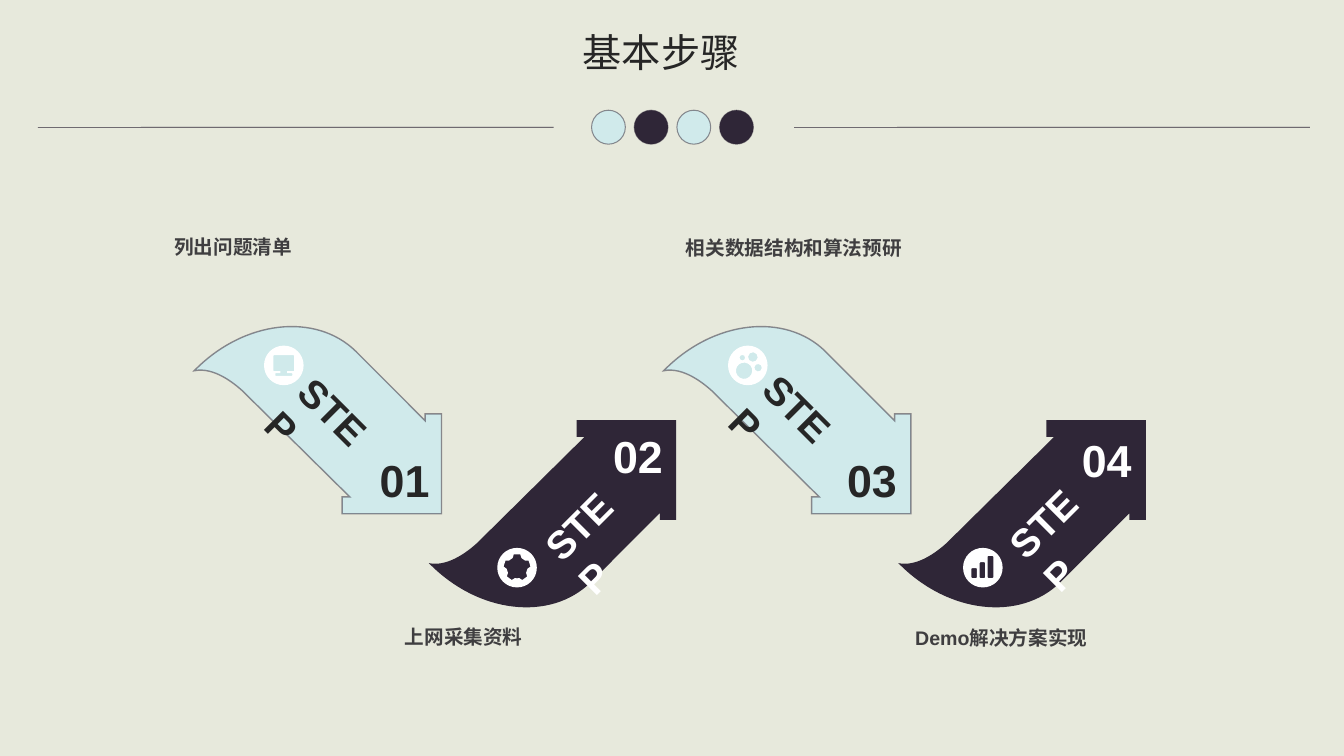
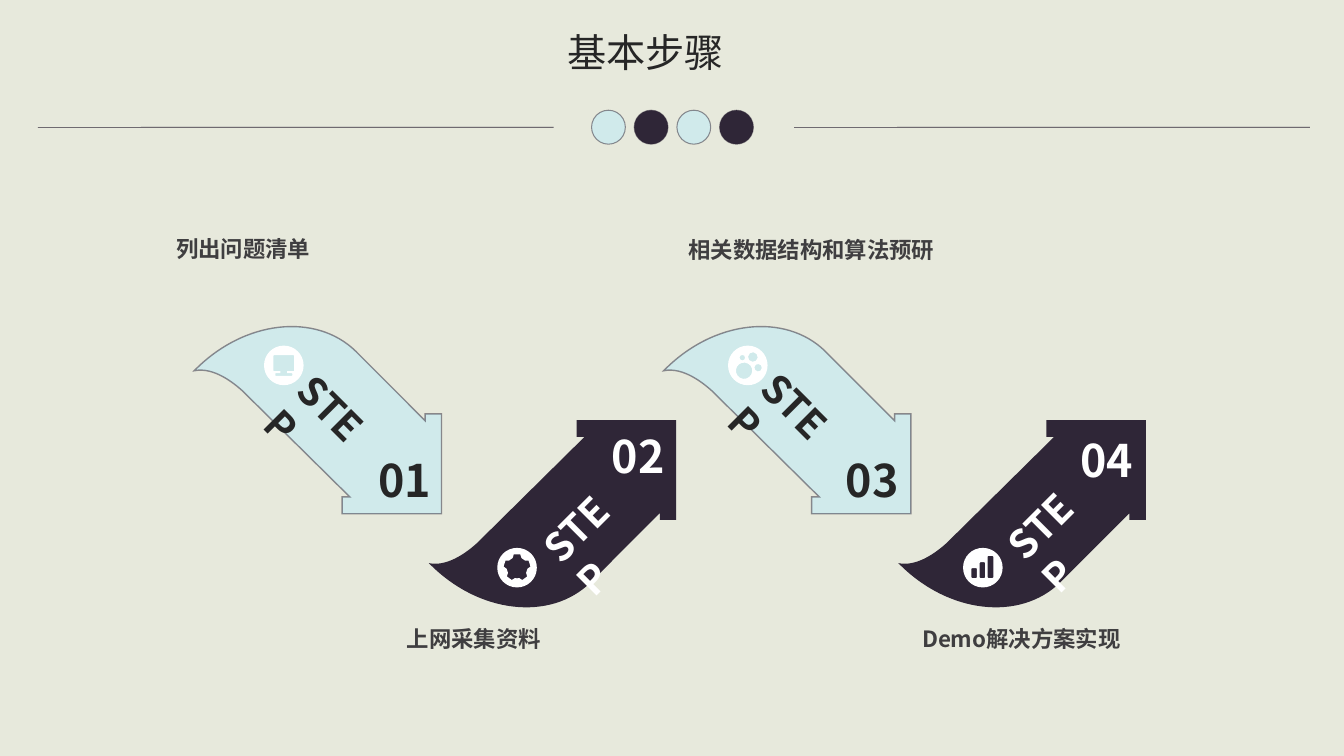
Before and after one commit to starxgit/YZEducation, a slide deck: slide 11 of ready/云智教育APP的设计与实现开题报告.ppt. Drawn at 1344x756 pixels with LibreOffice and Linux fonts; fonts in the diff are those of the drawing. Boxes give left, top, right and bottom in pixels: in the first picture for what was removed or moved away, otherwise in the second. Text is boxed around its words. In the diff, an @@ line names an element or a change of style, - is before the commit and + after.

```diff
--- a/ready/云智教育APP的设计与实现开题报告.ppt
+++ b/ready/云智教育APP的设计与实现开题报告.ppt
@@ font Arial to Noto Sans CJK SC in 9 elements at [612, 439, 665, 474], [378, 463, 431, 498], [1080, 443, 1133, 478], [846, 463, 899, 498], [987, 457, 1108, 578], [278, 355, 400, 476], [742, 353, 863, 474], [522, 460, 643, 581], [567, 34, 724, 70] @@
@@ text "基本步骤": place and size @@
-text "基本步骤" at [583, 34, 740, 70]
+text "基本步骤" at [567, 34, 724, 70]
@@ size 14 to 16 pt, font Arial to Noto Sans CJK SC in 4 elements at [176, 238, 310, 259], [407, 628, 541, 649], [689, 239, 934, 260], [922, 628, 1120, 649] @@
@@ text "Demo解决方案实现": place and size @@
-text "Demo解决方案实现" at [915, 629, 1087, 647]
+text "Demo解决方案实现" at [922, 628, 1120, 649]
```
Also in this commit, not shown: 15 other slides changed, 1 other file.
